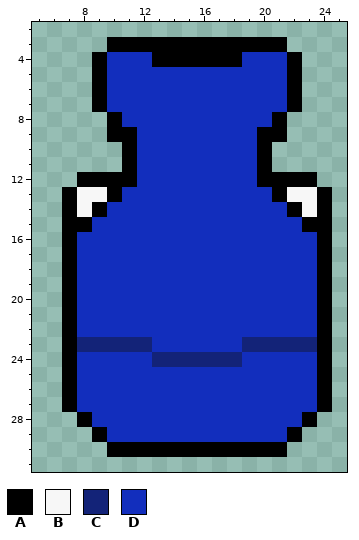
Two states of a pixel-art sprite, res/player/player-up-1.png. Above: the version before the commit.
The file is 32x32 pixels. Shown: x 5..25, y 2..31.
Palette (. is transparent): A #000000  B #f7f7f7  C #132378  D #122ebd
After the commit:
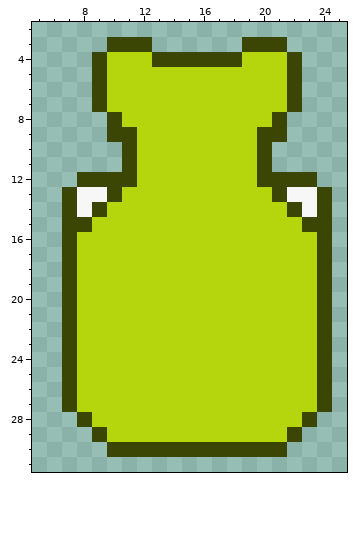
Diff:
Colour A changes from #000000 to #3c4604.
Colour D changes from #122ebd to #b5d50d.
The author changed colour C to colour D in row 23 at x 8 to 12 and 19 to 23; in row 24 at x 13 to 18.
The edit erases colour A in row 3 at x 13 to 18.
Boxes around the changes in both pictures, in picture pixels (x1, y1, x2, y2):
changed: (62, 37, 332, 457)
